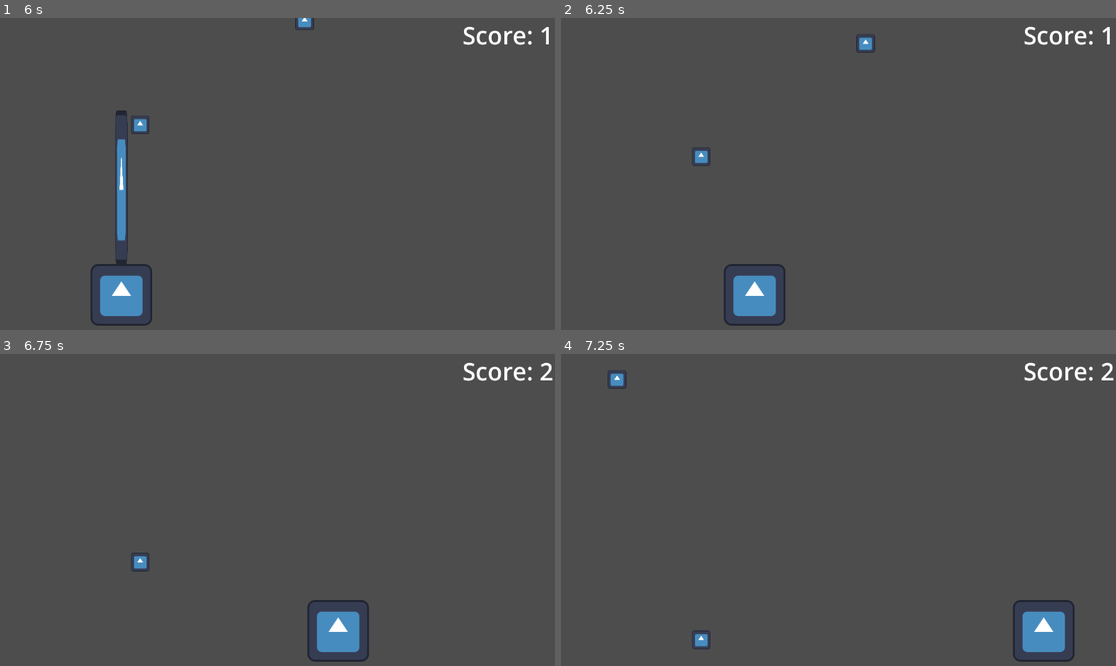
Above: before the commit, frames 1-4 (two rows, left to right).
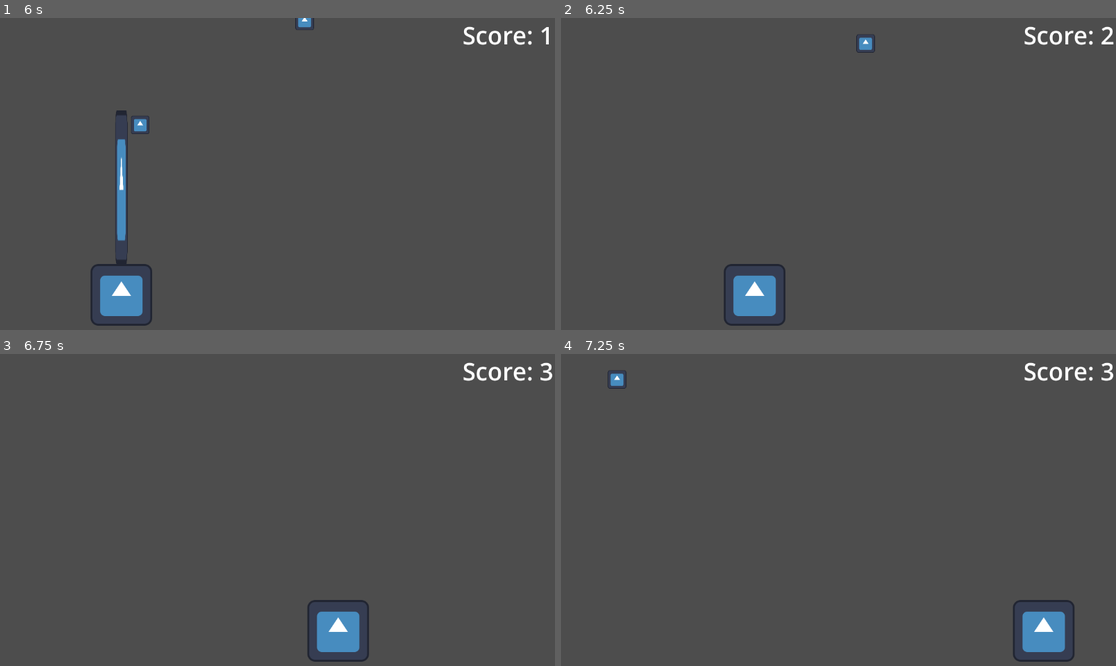
Above: after the commit, the same moments.

Repository: Tanner202/boxcatch
Game: Godot game, scene res://level.tscn
Same seed, same stepped clock (60 frames per second), same inputs: the game is played once before the commit and once after it. The engine's default icon, where the game draws it, is replaced by a stand-in: a white triangle on a blue panel in a dark square.
Inputs (mouse positions are in pixels of both pictures, inside the frame that each line leads up to):
- Up to frame 1 (6 s): tap Enter at 0.5 s; move the mouse to (399, 158) at 0.52 s; press the mouse at (399, 158) at 0.53 s; hold D (right) 0.53-1.28 s; move the mouse to (166, 189) at 1.27 s; release the mouse at (166, 189) at 1.28 s; hold A (left) 1.28-2.03 s; click (166, 189) at 1.35 s; move the mouse to (333, 105) at 2.02 s; press the mouse at (333, 105) at 2.03 s; hold D (right) 2.03-3.53 s; move the mouse to (249, 236) at 2.77 s; release the mouse at (249, 236) at 2.78 s; click (249, 236) at 2.85 s; move the mouse to (444, 220) at 3.52 s; press the mouse at (444, 220) at 3.53 s; hold A (left) 3.53-5.78 s; move the mouse to (111, 127) at 4.27 s; release the mouse at (111, 127) at 4.28 s; click (111, 127) at 4.35 s; move the mouse to (305, 174) at 5.02 s; press the mouse at (305, 174) at 5.03 s; move the mouse to (194, 96) at 5.77 s; release the mouse at (194, 96) at 5.78 s; hold D (right) from 5.78 s (still down); click (194, 96) at 5.85 s
- Up to frame 2 (6.25 s): keep holding D (right)
- Up to frame 3 (6.75 s): keep holding D (right); move the mouse to (399, 494) at 6.52 s; press the mouse at (399, 494) at 6.53 s
- Up to frame 4 (7.25 s): keep holding D (right)

Frame 1 is identical in both runs. In frame 2, 0.2% of the frame differs, in the area x 23-100%, y 2-48%; in frame 3, 0.2%; in frame 4, 0.2%.

Commit message:
increase apple hitbox

Diff:
--- a/apple.tscn
+++ b/apple.tscn
@@ -3,6 +3,7 @@
 [ext_resource type="Texture2D" uid="uid://b6d2x0seaxd5o" path="res://icon.svg" id="1_rxsg6"]
 
 [sub_resource type="RectangleShape2D" id="RectangleShape2D_2swmd"]
+size = Vector2(42, 42)
 
 [node name="Apple" type="RigidBody2D"]
 collision_layer = 2
